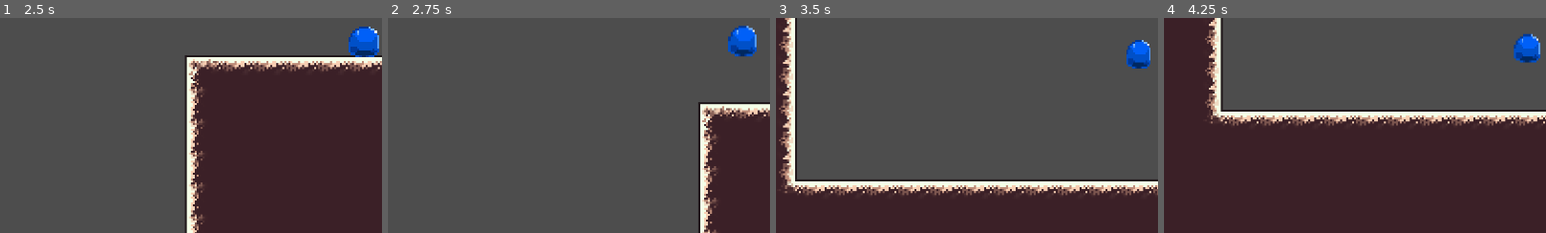
Above: before the commit, frames 1-4 (left to right).
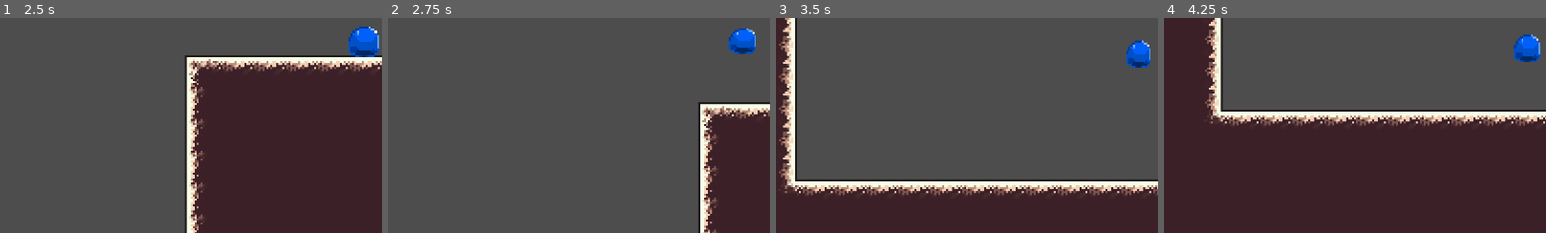
Above: after the commit, the same moments.

Repository: 2026-Hackathon/UnderYourSkin
Game: Godot game, scene res://Scenes/tempmenu.tscn
Two runs of this game, one before a commit and one after it. Both use one fixed random seed, a clock stepped at 60 frames per second and the inputs below.
Inputs (mouse positions are % of the whole screen's width and height, from its top left):
- Up to frame 1 (2.5 s): click "Play" at 0.5 s; move the mouse to (72, 45) at 1.27 s; click (72, 45) at 1.42 s; tap Enter at 2 s; drag from (30, 55) to (45, 70) at 2.02 s
- Up to frame 2 (2.75 s): no input
- Up to frame 3 (3.5 s): move the mouse to (60, 28) at 2.77 s; click (60, 28) at 2.92 s
- Up to frame 4 (4.25 s): drag from (45, 70) to (20, 35) at 3.52 s
The pictures show only the part of the screen within x 2-52%, y 44-94%; the shares and areas given below are measured in that part.

Frame 1 is identical in both runs. In frame 2, 0.4% of the frame differs, in the area x 89-97%, y 3-18%; in frame 3, 0.1%; in frame 4, less than 0.1%.

Commit message:
Anim uses abs(velocity) now, fixes animation in negative directions

Diff:
--- a/under-your-skin/Scenes/TempScene.tscn
+++ b/under-your-skin/Scenes/TempScene.tscn
@@ -276,11 +276,71 @@
 "values": [Vector2(7.6293945e-06, 0), Vector2(7.6293945e-06, 6), Vector2(7.6293945e-06, 0)]
 }
 
+[sub_resource type="Animation" id="Animation_8vk26"]
+resource_name = "hit_wall_left"
+length = 0.4
+step = 3.0
+tracks/0/type = "value"
+tracks/0/imported = false
+tracks/0/enabled = true
+tracks/0/path = NodePath("PlayerCharacter/PlayerSprite:scale")
+tracks/0/interp = 1
+tracks/0/loop_wrap = true
+tracks/0/keys = {
+"times": PackedFloat32Array(0, 0.081591055, 0.1986649, 0.25923786),
+"transitions": PackedFloat32Array(1, 1.0717734, 1, 3.1383367),
+"update": 0,
+"values": [Vector2(1, 1), Vector2(0.375, 1.5625), Vector2(1, 1), Vector2(1.3125, 0.4375)]
+}
+tracks/1/type = "value"
+tracks/1/imported = false
+tracks/1/enabled = true
+tracks/1/path = NodePath("PlayerCharacter/PlayerSprite:position")
+tracks/1/interp = 1
+tracks/1/loop_wrap = true
+tracks/1/keys = {
+"times": PackedFloat32Array(-0.0052280687, 0, 0.094847016, 0.17824812),
+"transitions": PackedFloat32Array(1, 1, 1, 1),
+"update": 0,
+"values": [Vector2(7.6293945e-06, 0), Vector2(-0.24245927, 0), Vector2(-6.9999924, 0), Vector2(7.6293945e-06, 0)]
+}
+
+[sub_resource type="Animation" id="Animation_alasw"]
+resource_name = "hit_wall_right"
+length = 0.4
+step = 3.0
+tracks/0/type = "value"
+tracks/0/imported = false
+tracks/0/enabled = true
+tracks/0/path = NodePath("PlayerCharacter/PlayerSprite:scale")
+tracks/0/interp = 1
+tracks/0/loop_wrap = true
+tracks/0/keys = {
+"times": PackedFloat32Array(0, 0.089224055, 0.1986649, 0.25923786),
+"transitions": PackedFloat32Array(1, 1, 1, 3.1383367),
+"update": 0,
+"values": [Vector2(1, 1), Vector2(0.35984802, 1.750001), Vector2(1, 1), Vector2(1.3125, 0.4375)]
+}
+tracks/1/type = "value"
+tracks/1/imported = false
+tracks/1/enabled = true
+tracks/1/path = NodePath("PlayerCharacter/PlayerSprite:position")
+tracks/1/interp = 1
+tracks/1/loop_wrap = true
+tracks/1/keys = {
+"times": PackedFloat32Array(-0.0052280687, 0, 0.0001, 0.094167754, 0.17824812),
+"transitions": PackedFloat32Array(1, 1, 1, 1, 1),
+"update": 0,
+"values": [Vector2(7.6293945e-06, 0), Vector2(-0.24245927, 0), Vector2(6.9999723, 0), Vector2(5.9999723, 0), Vector2(7.6293945e-06, 0)]
+}
+
 [sub_resource type="AnimationLibrary" id="AnimationLibrary_swl0q"]
 _data = {
 &"RESET": SubResource("Animation_u5sq5"),
 &"hit_cieling": SubResource("Animation_swl0q"),
-&"hit_floor": SubResource("Animation_rxen8")
+&"hit_floor": SubResource("Animation_rxen8"),
+&"hit_wall_left": SubResource("Animation_8vk26"),
+&"hit_wall_right": SubResource("Animation_alasw")
 }
 
 [sub_resource type="CircleShape2D" id="CircleShape2D_u0k2b"]
--- a/under-your-skin/Scripts/player_character.gd
+++ b/under-your-skin/Scripts/player_character.gd
@@ -119,8 +119,8 @@
 	#Squashes Based on Velocity
 	was_on_floor = is_on_floor()
 	if not animation_player.is_playing():
-		sprite.scale.y = lerp(original_scale.y , max_deform_scale.y , delta * velocity.x)
-		sprite.scale.x = lerp(original_scale.x , max_deform_scale.x , delta * velocity.y)
+		sprite.scale.y = lerp(original_scale.y , max_deform_scale.y , abs(delta * velocity.x))
+		sprite.scale.x = lerp(original_scale.x , max_deform_scale.x , abs(delta * velocity.y))
 
 
 	# Animation Player
